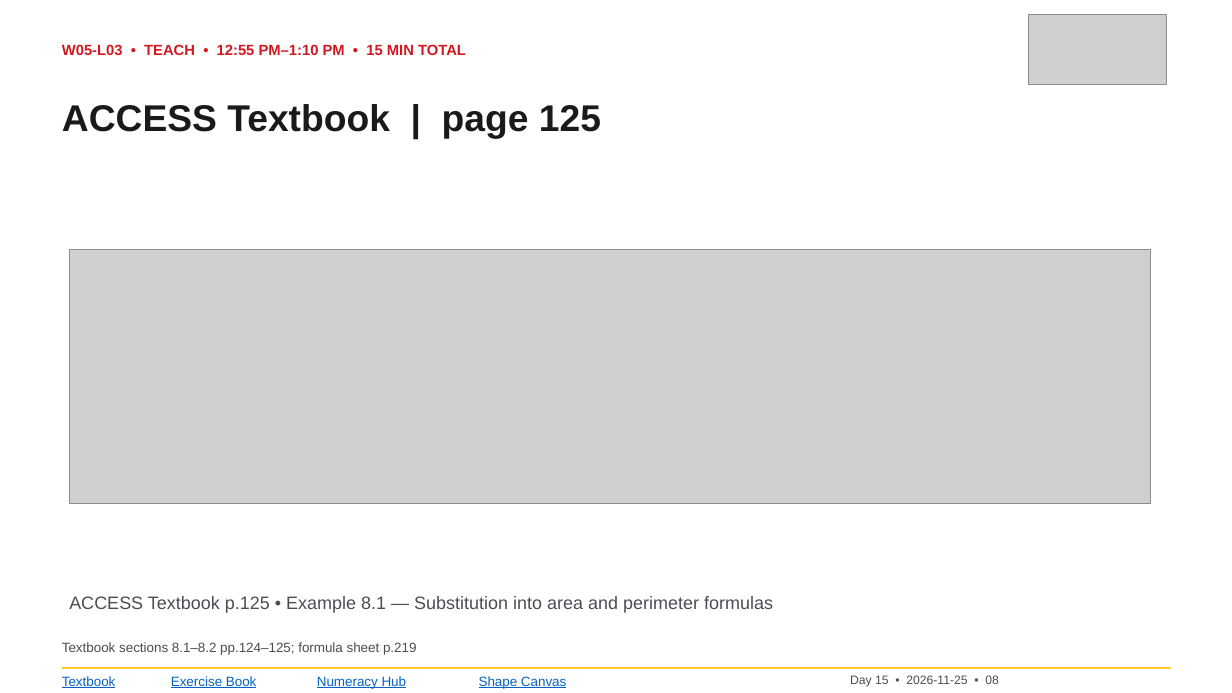
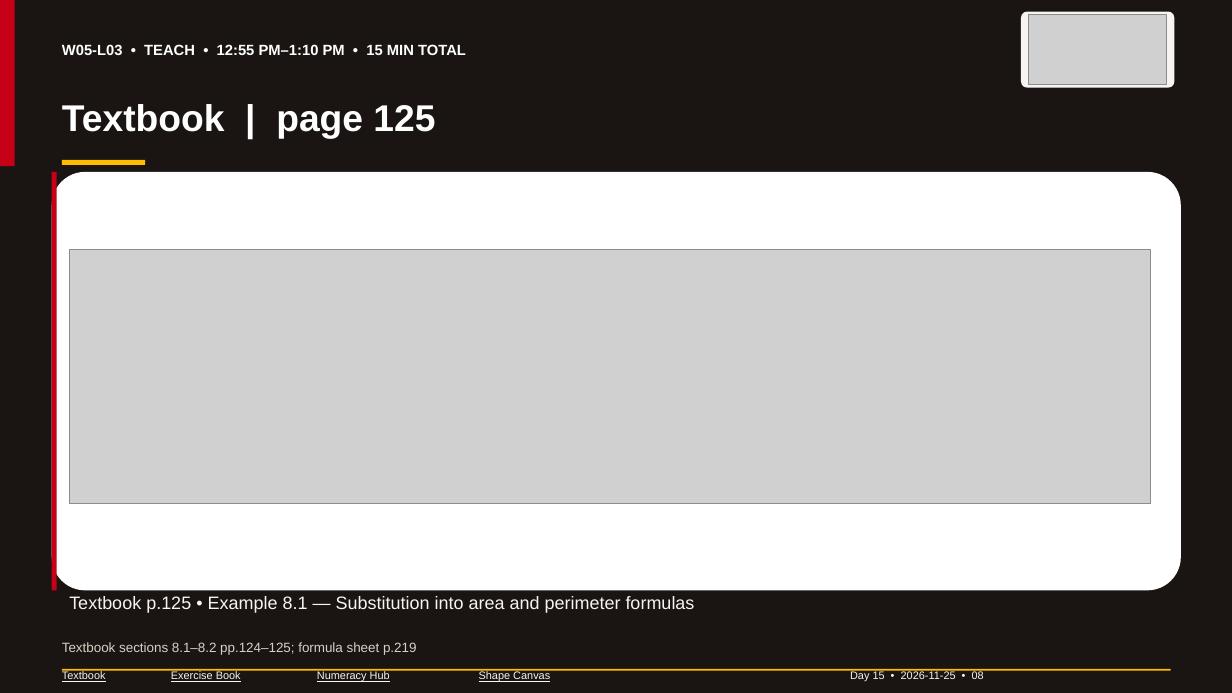
Before and after one commit to GOSTROGIS/access-trades-numeracy, a slide deck: slide 8 of carpentry/intake-141/PowerPoint/Day-15_2026-11-25_Week-5.pptx. Drawn at 1232x693 pixels with LibreOffice and Linux fonts; fonts in the diff are those of the drawing; grey boxes stand for pictures. Boxes give left, top, right and bottom in pixels: in the first picture for what was removed or moved away, otherwise in the second. Text is boxed around its words. In the diff, an @@ line names an element or a change of style, - is before the commit and + after.

```diff
--- a/carpentry/intake-141/PowerPoint/Day-15_2026-11-25_Week-5.pptx
+++ b/carpentry/intake-141/PowerPoint/Day-15_2026-11-25_Week-5.pptx
@@ background #FFFFFF to #1A1512 @@
@@ rectangle added at (0, 0, 1232, 166), fill #1A1512 @@
@@ rectangle added at (0, 0, 15, 166), fill #C60016 @@
@@ rounded rectangle added at (1021, 11, 1175, 87), fill #F7F4F1 @@
@@ text "W05-L03 • TEACH • 12:55 ..." at (62, 44, 466, 55): text colour #D2181F to #FFFFFF @@
@@ text at (62, 104, 435, 139): text changed; text colour #1A1A1A to #FFFFFF @@
-ACCESS Textbook | page 125
+Textbook | page 125
@@ rounded rectangle added at (52, 172, 1181, 591), fill #FFFFFF @@
@@ rectangle added at (52, 172, 57, 591), fill #C60016 @@
@@ rectangle added at (62, 160, 145, 165), fill #FFBC00 @@
@@ text at (69, 596, 695, 613): text changed; text colour #4A4E54 to #F7F4F1 @@
-ACCESS Textbook p.125 • Example 8.1 — Substitution into area and perimeter formulas
+Textbook p.125 • Example 8.1 — Substitution into area and perimeter formulas
@@ text "Textbook sections 8.1–8.2 pp.124–125; formula ..." at (62, 642, 416, 655): text colour #4A4E54 to #D9CEC5 @@
@@ size 10.5 to 8.5 pt, text colour #0563C1 to #F7F4F1 in 4 elements at (62, 671, 106, 682), (171, 671, 241, 682), (317, 671, 390, 682), (479, 671, 550, 682) @@
@@ text "Day 15 • 2026-11-25 • ..." at (850, 671, 984, 681): size 9.5 to 8.5 pt, text colour #4A4E54 to #F7F4F1 @@
```
Also in this commit, not shown: 43 other slides changed, 51 other files.
